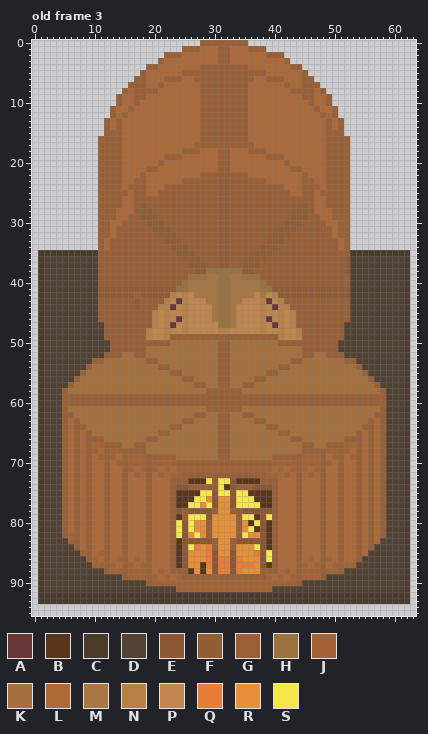
Two versions of one pixel-art file, build/Aseprite files/Boiler.aseprite. Above is the file before it was changed.
64x96 pixels, 3 frames. Colours within 5 levels of each other are drawn and written as one. Shown: old frame 3. The commit also changed other frames, which this record leaves out.
Visible layers, top first: "FROONT PART", "CHAINS", "FLAMES", "connecter", "back part", "floor".
Palette (. is transparent): A #683737  B #5a351b  C #4a3b2d  D #514234  E #8c5634  F #925d34  G #9a5f34  H #99723f  J #a56334  K #a66f3b  L #ae6937  M #a77642  N #b78146  P #c2854d  Q #e77d36  R #e78f36  S #f7e64a
Pixels before, old frame 3 (only the part around the change), first column x 11:
68 LGJJGGGGKKKKKKKKKKKKGGKKKKKKKKKKKKGGGGJ
69 JGJLGJJJGGGGGKKKKKKKGGKKKKKKKGGGGGJJJGL
70 LGLJGJJJGJJJJGGGGGGGGGGGGGGGGJJJJGJJJGJ
71 LGLLGJLJGJLJLJJJJJJJJJJJJJJJJLJLJGJLJGL
72 LGLLGLJLGLJLJJGGGGGGGGGGGGGGJJLJLGLJLGL
73 LGLLGLLLGLLLGGGBBBSGSSEBBBBGGGLLLGLLLGL
74 LGLLGLLLGLLLGEEGGGGGSBEGGGEEEGLLLGLLLGL
75 LGLLGLLLGLLLGBBBBSSESSESSBBBBGLLLGLLLGL
76 LGLLGLLLGLLLGBBBSSRERRESSSBBBGLLLGLLLGL
77 LGLLGLLLGLLLGBBSSRSERRESSSSBBGLLLGLLLGL
78 LGLLGLLLGLLLGEGEEEEGRRGGEEEEEGLLLGLLLGL
79 LGLLGLLLGLLLGBGSSSERRRRGSSBESGLLLGLLLGL
80 LGLLGLLLGLLLGSESRRGRRRRGRBSEBGLLLGLLLGL
81 LGLLGLLLGLLLGSESRRGRRRRGRSBEBGLLLGLLLGL
82 LGLLGLLLGLLLGSERSRGRRRRGSRREBGLLLGLLLGL
83 LGLLGLLLGLLLGBEEEEEGRRGEEEEEBGLLLGLLLGL
84 LGLLGLLLGLLLGBESQRQGRRGRRRSEBGLLLGLLLGL
85 JGLLGLLLGLLLGBERRRQERRERRRQESGLLLGLLLGL
86 LGLJGLJLGLLLGBERRRQEQQEQRRRESGLLLGLJLGJ
87 JGJLGJLJGLLLGBERRBQEQQEQQQREBGLLLGJLJGL
88 DGJJGJJJGLJLGGGBRBREQQEQRRRGGGLJLGJJJGJ
89 DDDDGJJJGJLJLJGGGGGGGGGGGGGGJLJLJGJJJGD
90 DDDDDDDDGJJJJJJJJJJJJJJJJJJJJJJJJGDDDDD
91 DDDDDDDDDDDDDJJJJJJJJJJJJJJJJDDDDDDDDDD
92 CCCCCCCCCCCCCCCCCCCCCCCCCCCCCCCCCCCCCCC
93 CCCCCCCCCCCCCCCCCCCCCCCCCCCCCCCCCCCCCCC
94 .......................................
The same view after the edit:
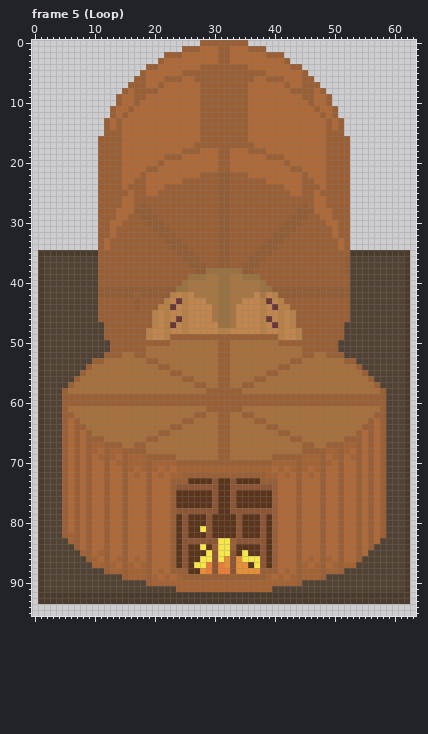
A new or re-ordered frame is compared with the old frame closest to it.
Difference:
frames 3 -> 6
Frame 5 (Loop) is new; against old frame 3, layers "CHAINS", "FLAMES":
y 73: x 29..32 SGSS -> BEBB
y 74: x 26..31 GGGGGS -> EEEEEB; x 34..36 GGG -> EEE
y 75: x 28..29 SS -> BB; x 31..32 SS -> BB; x 34..35 SS -> BB
y 76: x 27..29 SSR -> BBB; x 31..32 RR -> BB; x 34..36 SSS -> BBB
y 77: x 26..29 SSRS -> BBBB; x 31..32 RR -> BB; x 34..37 SSSS -> BBBB
y 78: x 25 G -> E; x 30..34 GRRGG -> EBBEE
y 79: x 25..28 GSSS -> EBBB; x 30..36 RRRRGSS -> BBBBEBB; x 39 S -> B
y 80: x 24 S -> B; x 26..35 SRRGRRRRGR -> BBBEBBBBEB; x 37 S -> B
y 81: x 24 S -> B; x 26..36 SRRGRRRRGRS -> BBSEBBBBEBB
y 82: x 24 S -> B; x 26..37 RSRGRRRRGSRR -> BBBEBBBBEBBB
y 83: x 30..32 GRR -> ESS
y 84: x 26..29 SQRQ -> BBSB; x 31..32 RR -> SS; x 34..37 RRRS -> BBBB
y 85: x 26..29 RRRQ -> BBBS; x 31..32 RR -> SS; x 34..37 RRRQ -> BSBB; x 39 S -> B
y 86: x 26..29 RRRQ -> BBSS; x 31..32 QQ -> SR; x 34..37 QRRR -> RSSS; x 39 S -> B
y 87: x 26..28 RRB -> BSS; x 32 Q -> R; x 34..37 QQQR -> RRBS
y 88: x 27..29 RBR -> BRQ; x 34 Q -> R
Changed places in both pictures, as pixel boxes (x1, y1, x2, y2):
changed: (176, 478, 272, 574)
